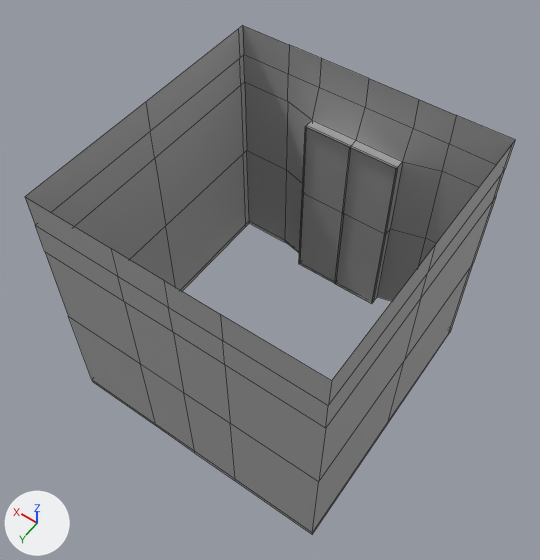
Renders of the FBX model Modelling/Exports/Assets/liftExterior.fbx from each side of a commit.
Rendered twice from a camera (50 mm lens) standing at (-2.67, 3.86, 5.95) and looking at (0.04, 0.06, -0.02). The lights are fixed; the arrows at lower left show +X, +Y and +Z. Mesh edges are drawn as thin lines. Where no turn or scale is listed for an object, it has been applied to the vertices.
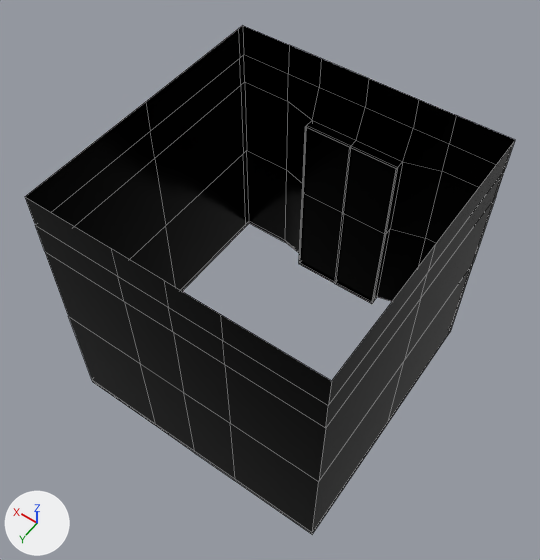
The change, as JSON lines over the scene's bpy script:
```json
{"op": "add", "block": "img_trimsheet_lift_standardsurface1_metallicsmoothness_1001_png", "code": ["img_trimsheet_lift_standardsurface1_metallicsmoothness_1001_png = load_image('trimsheet_lift_standardSurface1_MetallicSmoothness.1001.png', '../Trimsheets/trimsheet_for_modular_assets/lift/trimsheet_lift_standardSurface1_MetallicSmoothness.1001.png', 2048, 2048, 'Non-Color')"]}
{"op": "add", "block": "img_trimsheet_lift_standardsurface1_emission_1001_png", "code": ["img_trimsheet_lift_standardsurface1_emission_1001_png = load_image('trimsheet_lift_standardSurface1_Emission.1001.png', '../Trimsheets/trimsheet_for_modular_assets/lift/trimsheet_lift_standardSurface1_Emission.1001.png', 2048, 2048, 'sRGB')"]}
{"op": "add", "block": "img_trimsheet_lift_standardsurface1_normal_1001_png", "code": ["img_trimsheet_lift_standardsurface1_normal_1001_png = load_image('trimsheet_lift_standardSurface1_Normal.1001.png', '../Trimsheets/trimsheet_for_modular_assets/lift/trimsheet_lift_standardSurface1_Normal.1001.png', 2048, 2048, 'Non-Color')"]}
{"op": "add", "block": "mat_aistandardsurface1", "code": ["mat_aistandardsurface1 = bpy.data.materials.new('aiStandardSurface1')", "# colours: black #000000", "# uses the picture img_trimsheet_lift_standardsurface1_emission_1001_png", "# uses the picture img_trimsheet_lift_standardsurface1_metallicsmoothness_1001_png", "# uses the picture img_trimsheet_lift_standardsurface1_normal_1001_png"]}
{"block": "me_mesh_002", "where": "me_mesh_002.from_pydata(...)  # 12 vertices, 8 faces; spans x 0.0..0.54, y -0.43..-0.4, z -1.25..1.0"}
{"block": "me_mesh_002", "where": "# used by ob_polysurface6; location = (0.0, -0.86, -0.2)"}
{"op": "remove", "block": "me_mesh_002", "code": "me_mesh_002.materials.append(mat_standardsurface1)  # grey #aaaaaa"}
{"block": "me_mesh_002", "change": "me_mesh_002 part 1: texture (UV) coordinates of 8 of 8 faces, centred in x 0.0..0.54, y -0.43..-0.42, z -1.25..1.0, changed; they spanned u 0.5..0.57, v 0.0..0.22 and now span u 0.02..0.98, v 0.62..0.85"}
{"op": "add", "block": "me_mesh_002", "code": "me_mesh_002.materials.append(mat_aistandardsurface1)"}
{"block": "me_mesh_001", "where": "me_mesh_001.from_pydata(...)  # 12 vertices, 8 faces; spans x -0.54..0.0, y -0.43..-0.4, z -1.25..1.0"}
{"op": "remove", "block": "me_mesh_001", "code": "me_mesh_001.materials.append(mat_standardsurface1)  # grey #aaaaaa"}
{"op": "add", "block": "me_mesh_001", "code": "me_mesh_001.materials.append(mat_aistandardsurface1)"}
{"block": "me_mesh", "where": "me_mesh.from_pydata(...)  # 103 vertices, 84 faces; spans x -1.5..1.5, y -1.5..1.5, z -1.5..1.5"}
{"block": "me_mesh", "where": "# used by ob_polysurface2; location = (0.0, 0.0, 0.0)"}
{"op": "remove", "block": "me_mesh", "code": "me_mesh.materials.append(mat_standardsurface1)  # grey #aaaaaa"}
{"block": "me_mesh", "change": "me_mesh part 2: texture (UV) coordinates of 84 of 84 faces, centred in x -1.5..1.5, y -1.5..1.5, z -1.47..1.33, changed; they spanned u 0.12..0.88, v 0.0..1.0 and now span u 0.08..0.91, v 0.51..0.99"}
{"op": "add", "block": "me_mesh", "code": "me_mesh.materials.append(mat_aistandardsurface1)"}
```

Where the change shows, as pixel boxes [x1, y1, x2, y2] in the pictures (540 x 560 px):
```json
{"object": "polySurface2", "change": "recoloured, surface changed", "before": [25, 26, 515, 534], "after": [25, 26, 515, 534], "on screen": "grey to black"}
{"object": "polySurface4", "change": "recoloured", "before": [335, 146, 397, 303], "after": [335, 146, 397, 303], "on screen": "grey to black"}
{"object": "polySurface6", "change": "recoloured, surface changed", "before": [299, 126, 351, 283], "after": [299, 126, 351, 283], "on screen": "grey to black"}
```
